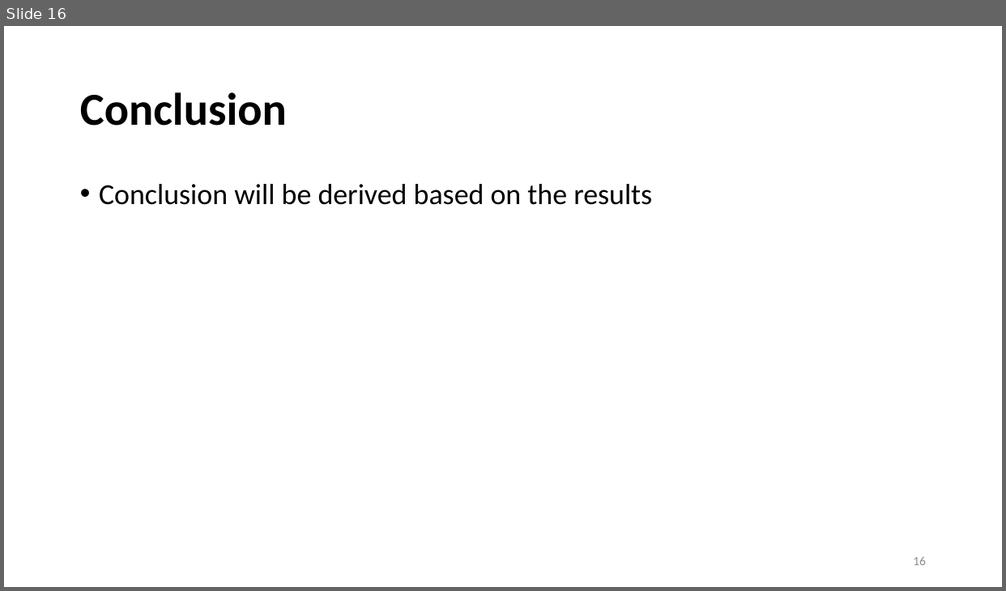
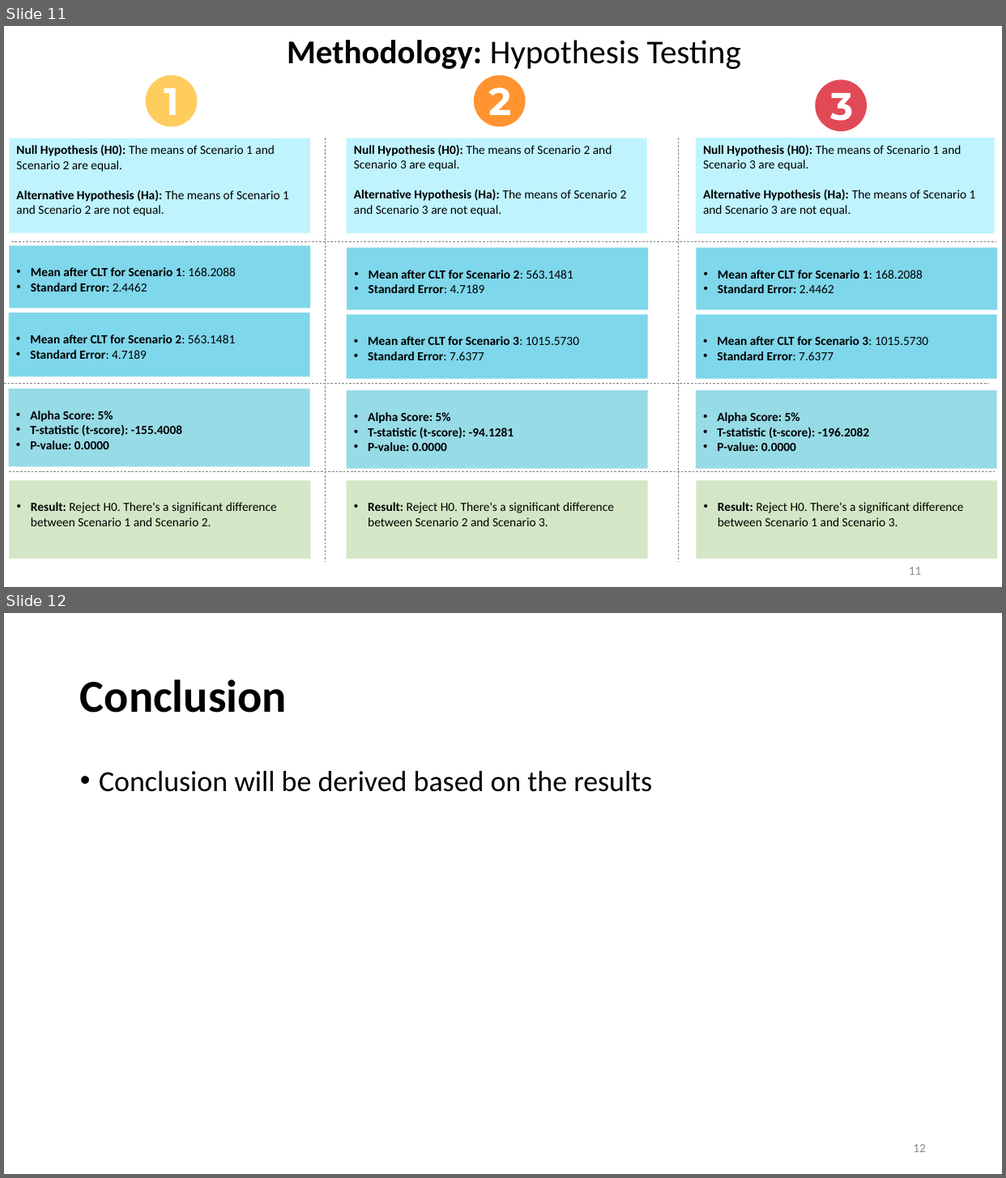
Before and after one commit to ADA-GWU/guidedresearchproject-tmehtiyev2019, a slide deck: presentations/Final Presentation-Tural Mehtiyev.pptx. Shown one above the other, each under a label of ours: slide 16 before the commit, slides 11 and 12 after it. The pictures are 1006x591 and 1006x1178 pixels, drawn with LibreOffice and Linux fonts; fonts in the diff are those of the drawing. Boxes give left, top, right and bottom in pixels: in the first picture for what was removed or moved away, otherwise in the second. Text is boxed around its words. In the diff, an @@ line names an element or a change of style, - is before the commit and + after.

```diff
--- a/presentations/Final Presentation-Tural Mehtiyev.pptx
+++ b/presentations/Final Presentation-Tural Mehtiyev.pptx
@@ slide 11 added at <box>4,26,1002,587</box>, background #FFFFFF @@
@@ text added at <box>287,40,741,69</box>, 32 pt, text #000000 @@
+Methodology: Hypothesis Testing
@@ ellipse added at <box>146,75,197,127</box>, fill #FFCC5E @@
@@ text added at <box>164,88,179,115</box>, 37 pt, text #FFFFFF, bold @@
+1
@@ ellipse added at <box>474,75,526,127</box>, fill #FF9430 @@
@@ text added at <box>488,88,511,115</box>, 37 pt, text #FFFFFF, bold @@
+2
@@ ellipse added at <box>816,80,867,131</box>, fill #E24956 @@
@@ text added at <box>830,92,853,129</box>, 37 pt, text #FFFFFF, bold @@
+3
@@ rectangle added at <box>9,139,310,233</box>, fill #81EAFF at 50% opacity, 12 pt, text #000000 @@
+Null Hypothesis (H0): The means of Scenario 1 and Scenario 2 are equal.
+Alternative Hypothesis (Ha): The means of Scenario 1 and Scenario 2 are not equal.
@@ line added from (325, 139) to (325, 561), #808080 0.5 pt dashed @@
@@ rectangle added at <box>346,139,647,233</box>, fill #81EAFF at 50% opacity, 12 pt, text #000000 @@
+Null Hypothesis (H0): The means of Scenario 2 and Scenario 3 are equal.
+Alternative Hypothesis (Ha): The means of Scenario 2 and Scenario 3 are not equal.
@@ line added from (678, 139) to (678, 561), #808080 0.5 pt dashed @@
@@ rectangle added at <box>696,139,995,234</box>, fill #81EAFF at 50% opacity, 12 pt, text #000000 @@
+Null Hypothesis (H0): The means of Scenario 1 and Scenario 3 are equal.
+Alternative Hypothesis (Ha): The means of Scenario 1 and Scenario 3 are not equal.
@@ line added from (11, 241) to (997, 241), #808080 0.5 pt dashed @@
@@ rectangle added at <box>9,246,310,308</box>, fill #00B1D9 at 50% opacity, 12 pt, text #000000, bold @@
+• Mean after CLT for Scenario 1: 168.2088
+• Standard Error: 2.4462
@@ rectangle added at <box>347,248,648,310</box>, fill #00B1D9 at 50% opacity, 12 pt, text #000000, bold @@
+• Mean after CLT for Scenario 2: 563.1481
+• Standard Error: 4.7189
@@ rectangle added at <box>697,248,997,310</box>, fill #00B1D9 at 50% opacity, 12 pt, text #000000, bold @@
+• Mean after CLT for Scenario 1: 168.2088
+• Standard Error: 2.4462
@@ rectangle added at <box>9,313,309,377</box>, fill #00B1D9 at 50% opacity, 12 pt, text #000000, bold @@
+• Mean after CLT for Scenario 2: 563.1481
+• Standard Error: 4.7189
@@ rectangle added at <box>346,315,647,379</box>, fill #00B1D9 at 50% opacity, 12 pt, text #000000, bold @@
+• Mean after CLT for Scenario 3: 1015.5730
+• Standard Error: 7.6377
@@ rectangle added at <box>696,315,997,379</box>, fill #00B1D9 at 50% opacity, 12 pt, text #000000, bold @@
+• Mean after CLT for Scenario 3: 1015.5730
+• Standard Error: 7.6377
@@ line added from (4, 383) to (989, 383), #808080 0.5 pt dashed @@
@@ rectangle added at <box>9,389,309,467</box>, fill #30B8D1 at 50% opacity, 12 pt, text #000000, bold @@
+• Alpha Score: 5%
+• T-statistic (t-score): -155.4008
+• P-value: 0.0000
@@ rectangle added at <box>346,390,647,469</box>, fill #30B8D1 at 50% opacity, 12 pt, text #000000, bold @@
+• Alpha Score: 5%
+• T-statistic (t-score): -94.1281
+• P-value: 0.0000
@@ rectangle added at <box>696,390,997,469</box>, fill #30B8D1 at 50% opacity, 12 pt, text #000000, bold @@
+• Alpha Score: 5%
+• T-statistic (t-score): -196.2082
+• P-value: 0.0000
@@ line added from (9, 472) to (995, 472), #808080 0.5 pt dashed @@
@@ rectangle added at <box>9,480,310,559</box>, fill #A9D18E at 50% opacity, 12 pt, text #000000 @@
+• Result: Reject H0. There's a significant difference between Scenario 1 and Scenario 2.
@@ rectangle added at <box>346,480,647,559</box>, fill #A9D18E at 50% opacity, 12 pt, text #000000 @@
+• Result: Reject H0. There's a significant difference between Scenario 2 and Scenario 3.
@@ rectangle added at <box>697,480,997,559</box>, fill #A9D18E at 50% opacity, 12 pt, text #000000 @@
+• Result: Reject H0. There's a significant difference between Scenario 1 and Scenario 3.
@@ page number added at <box>909,567,922,575</box>, 12 pt, text #8C8C8C @@
+11
@@ what was slide 16 is now slide 12 @@
@@ page number at <box>913,1144,926,1152</box>: text changed @@
-16
+12
```
Also in this commit, not shown: 2 slides changed, 2 other slides added, 38 other files.
